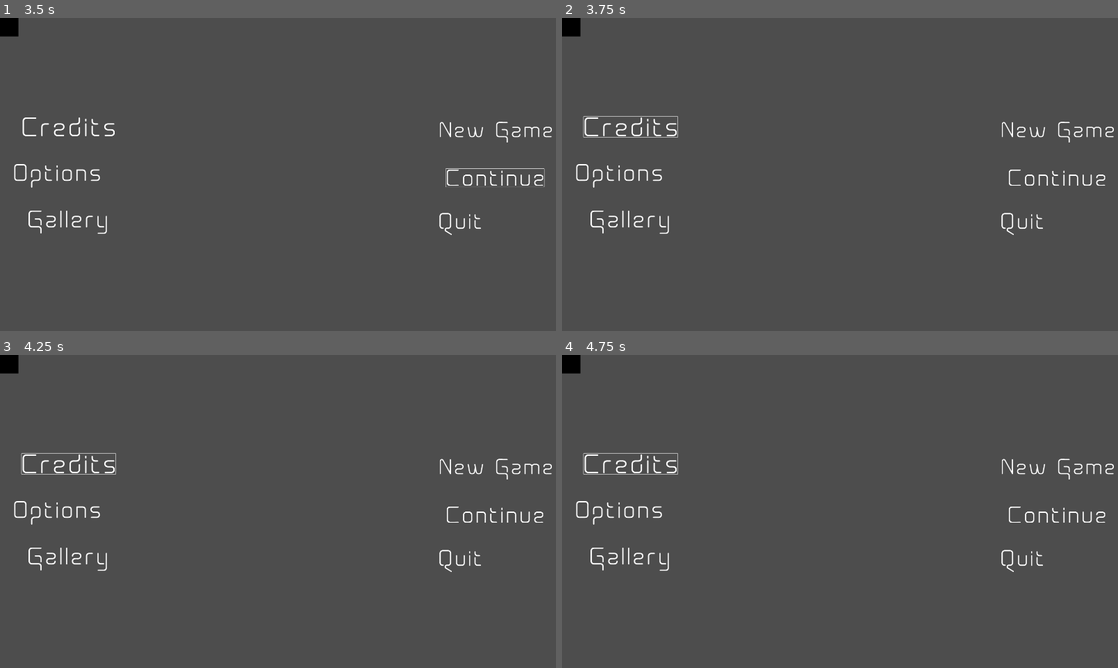
Above: before the commit, frames 1-4 (two rows, left to right).
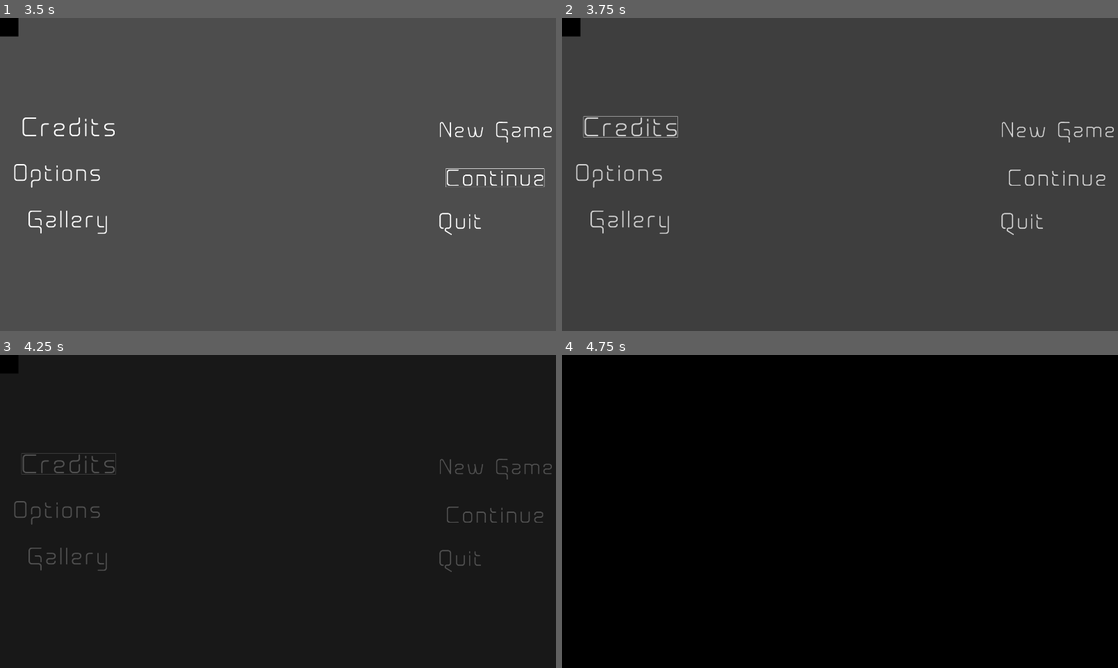
Above: after the commit, the same moments.

Repository: TomkoSK/Layers
Game: Godot game, scene res://BlackScene.tscn
The game is run twice, just before and just after one commit, with the same random seed, the same clock (stepped at 60 frames per second) and the same inputs. Video files are missing from this copy of the repository; at most half a second of black plays in their place. Sound files missing from this copy of the repository are replaced by a short silence.
Inputs (mouse positions are in pixels of both pictures, inside the frame that each line leads up to):
- Up to frame 1 (3.5 s): click (494, 130) at 0.5 s; click (494, 130) at 1.25 s; click (494, 177) at 2 s; click (494, 177) at 2.75 s
- Up to frame 2 (3.75 s): click (628, 127) at 3.5 s
- Up to frame 3 (4.25 s): no input
- Up to frame 4 (4.75 s): click (862, 511) at 4.27 s

Frame 1 is identical in both runs. In frame 2, 1.1% of the frame differs, in the area x 2-100%, y 31-70%; in frame 3, 100%; in frame 4, 100%, in the area x 0-100%, y 0-100%.

Commit message:
Added Credits

Diff:
--- /dev/null
+++ b/Scenes/Credits.tscn
@@ -0,0 +1,104 @@
+[gd_scene load_steps=5 format=3 uid="uid://botnl5370udeg"]
+
+[sub_resource type="LabelSettings" id="LabelSettings_4hyg1"]
+font_size = 100
+
+[sub_resource type="LabelSettings" id="LabelSettings_k34ux"]
+font_size = 30
+
+[sub_resource type="LabelSettings" id="LabelSettings_iq8al"]
+font_size = 25
+
+[sub_resource type="LabelSettings" id="LabelSettings_saeoy"]
+font_size = 30
+
+[node name="Credits" type="Node2D"]
+
+[node name="Label" type="Label" parent="."]
+offset_left = 759.0
+offset_top = 2.0
+offset_right = 1158.0
+offset_bottom = 139.0
+text = "CREDITS
+"
+label_settings = SubResource("LabelSettings_4hyg1")
+horizontal_alignment = 1
+
+[node name="CreditsContainer" type="HBoxContainer" parent="."]
+offset_left = 2.0
+offset_top = 192.0
+offset_right = 1922.0
+offset_bottom = 1078.0
+
+[node name="JobContainer" type="VBoxContainer" parent="CreditsContainer"]
+layout_mode = 2
+size_flags_horizontal = 3
+
+[node name="JobLabel" type="Label" parent="CreditsContainer/JobContainer"]
+layout_mode = 2
+text = "Job"
+label_settings = SubResource("LabelSettings_k34ux")
+horizontal_alignment = 1
+
+[node name="VBoxContainer" type="VBoxContainer" parent="CreditsContainer/JobContainer"]
+layout_mode = 2
+size_flags_vertical = 3
+
+[node name="Label" type="Label" parent="CreditsContainer/JobContainer/VBoxContainer"]
+layout_mode = 2
+size_flags_vertical = 6
+text = "Direction
+"
+label_settings = SubResource("LabelSettings_iq8al")
+horizontal_alignment = 1
+
+[node name="Label2" type="Label" parent="CreditsContainer/JobContainer/VBoxContainer"]
+layout_mode = 2
+size_flags_vertical = 6
+text = "Writing"
+label_settings = SubResource("LabelSettings_iq8al")
+horizontal_alignment = 1
+
+[node name="Label3" type="Label" parent="CreditsContainer/JobContainer/VBoxContainer"]
+layout_mode = 2
+size_flags_vertical = 6
+text = "Art"
+label_settings = SubResource("LabelSettings_iq8al")
+horizontal_alignment = 1
+
+[node name="NameContainer" type="VBoxContainer" parent="CreditsContainer"]
+layout_mode = 2
+size_flags_horizontal = 3
+
+[node name="NameLabel" type="Label" parent="CreditsContainer/NameContainer"]
+layout_mode = 2
+text = "Name
+"
+label_settings = SubResource("LabelSettings_saeoy")
+horizontal_alignment = 1
+
+[node name="VBoxContainer" type="VBoxContainer" parent="CreditsContainer/NameContainer"]
+layout_mode = 2
+size_flags_vertical = 3
+
+[node name="Label" type="Label" parent="CreditsContainer/NameContainer/VBoxContainer"]
+layout_mode = 2
+size_flags_vertical = 6
+text = "Syrius"
+label_settings = SubResource("LabelSettings_iq8al")
+horizontal_alignment = 1
+
+[node name="Label2" type="Label" parent="CreditsContainer/NameContainer/VBoxContainer"]
+layout_mode = 2
+size_flags_vertical = 6
+text = "Syrius"
+label_settings = SubResource("LabelSettings_iq8al")
+horizontal_alignment = 1
+
+[node name="Label3" type="Label" parent="CreditsContainer/NameContainer/VBoxContainer"]
+layout_mode = 2
+size_flags_vertical = 6
+text = "Syrius
+"
+label_settings = SubResource("LabelSettings_iq8al")
+horizontal_alignment = 1
--- a/Scenes/MainMenu.tscn
+++ b/Scenes/MainMenu.tscn
@@ -75,4 +75,5 @@
 
 [connection signal="pressed" from="NewGame" to="." method="_on_play_button_pressed"]
 [connection signal="pressed" from="Options" to="." method="_on_options_button_pressed"]
+[connection signal="pressed" from="Credits" to="." method="_on_credits_pressed"]
 [connection signal="pressed" from="Quit" to="." method="_on_quit_button_pressed"]
--- a/Scripts/MainMenu.gd
+++ b/Scripts/MainMenu.gd
@@ -9,3 +9,7 @@
 
 func _on_options_button_pressed():
 	SceneManager.openSettings()
+
+
+func _on_credits_pressed():
+	SceneManager.changeScene("res://Scenes/Credits.tscn", 1, 0.8, 1)
--- a/Scripts/betterText.gd
+++ b/Scripts/betterText.gd
@@ -10,7 +10,7 @@
 
 func _ready():
 	testContainer = $PanelContainer2
-	testNode = $PanelContainer2/Label
+	#testNode = $PanelContainer2/Label
 	textNode = $PanelContainer/Label
 	shortPause = Timer.new()
 	shortPause.set_wait_time(0.15)
